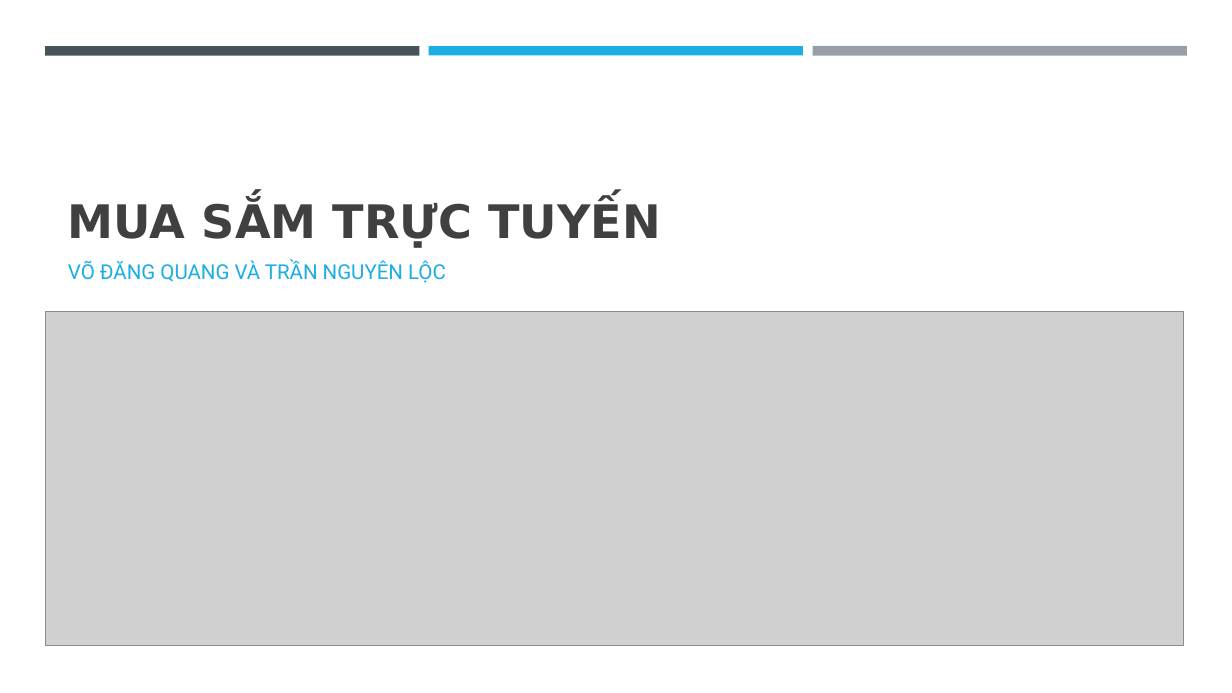
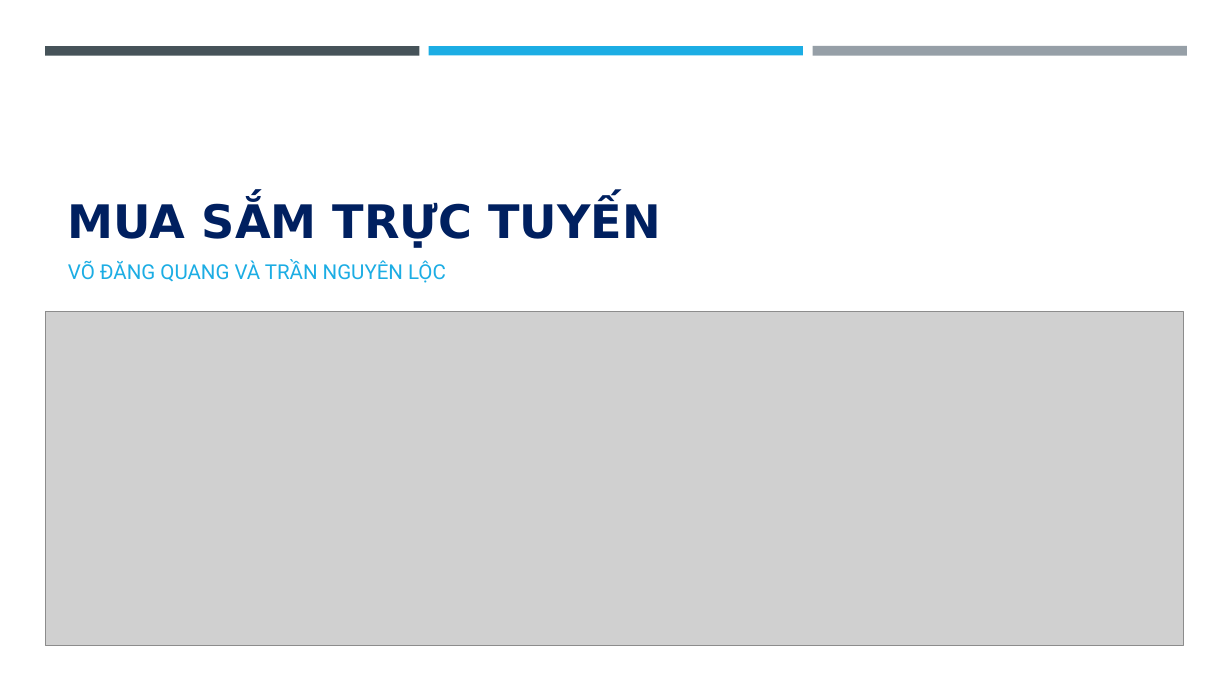
Before and after one commit to EdgarIgnite16/DA-Project, a slide deck: slide 1 of Report/VDQ_TNL_MuaSamTrucTuyen.pptx. Drawn at 1232x693 pixels with LibreOffice and Linux fonts; fonts in the diff are those of the drawing; grey boxes stand for pictures. Boxes give left, top, right and bottom in pixels: in the first picture for what was removed or moved away, otherwise in the second. Text is boxed around its words. In the diff, an @@ line names an element or a change of style, - is before the commit and + after.

```diff
--- a/Report/VDQ_TNL_MuaSamTrucTuyen.pptx
+++ b/Report/VDQ_TNL_MuaSamTrucTuyen.pptx
@@ title "MUA SẮM TRỰC TUYẾN" at [68, 200, 661, 248]: text colour #404040 to #002060 @@
```
Also in this commit, not shown: 2 other slides changed, 12 slides added, 2 slides removed, 1 other file.
